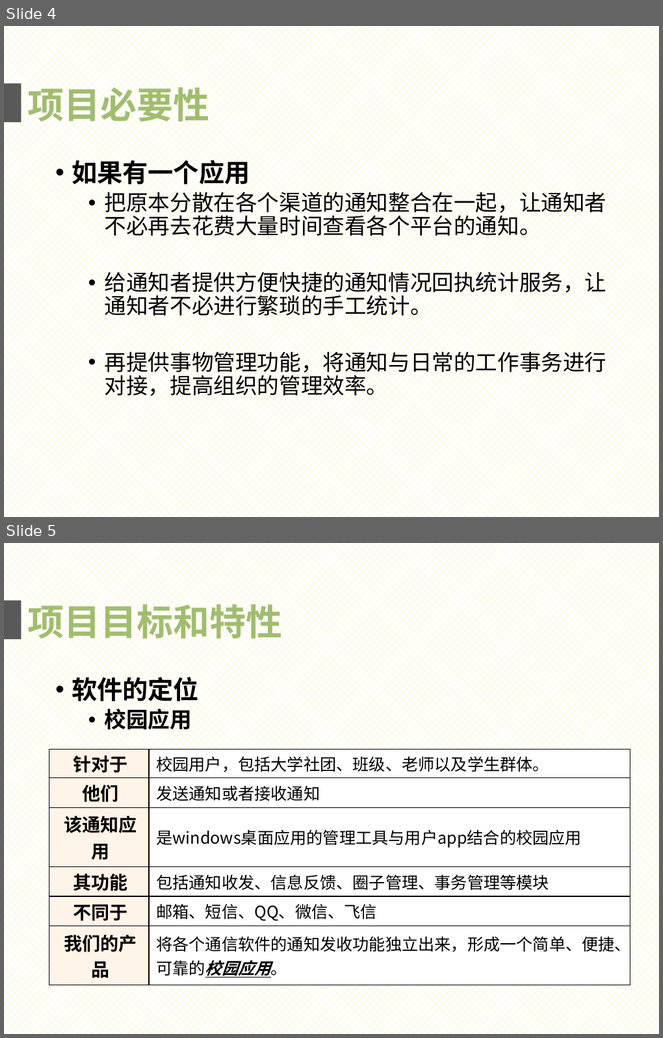
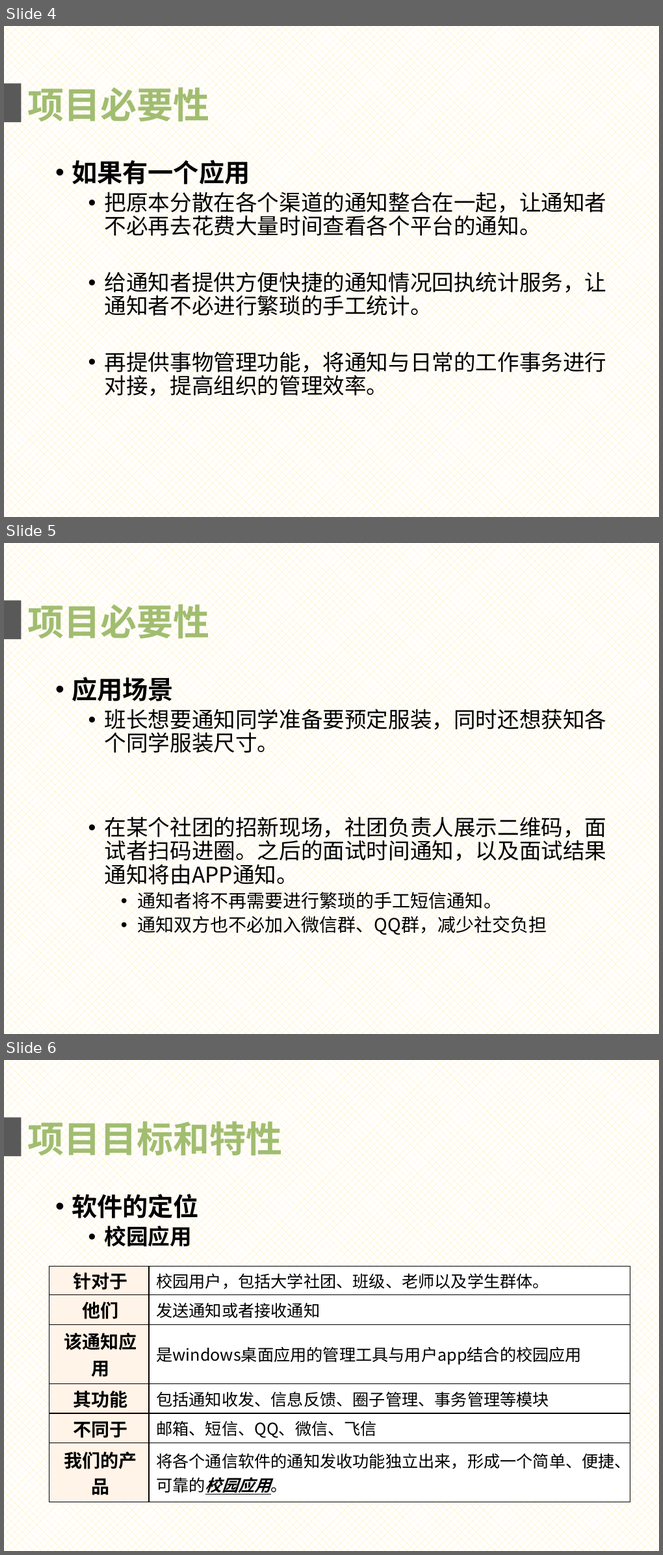
Before and after one commit to gocs/letmeknow, a slide deck: doc/presentation.pptx. Shown one above the other, each under a label of ours: slides 4 and 5 before the commit, slides 4, 5 and 6 after it. The pictures are 663x1038 and 663x1555 pixels, drawn with LibreOffice and Linux fonts; fonts in the diff are those of the drawing. Boxes give left, top, right and bottom in pixels: in the first picture for what was removed or moved away, otherwise in the second. Text is boxed around its words. In the diff, an @@ line names an element or a change of style, - is before the commit and + after.

Commit message:
PPT添加应用场景

```diff
--- a/doc/presentation.pptx
+++ b/doc/presentation.pptx
@@ slide 5 added at [4, 543, 659, 1034], background pattern #FFE699 on #FFFFFF @@
@@ rectangle added at [4, 601, 21, 639], fill #595959 @@
@@ text added at [27, 604, 209, 639], 40 pt, text #A1BD70, bold @@
+项目必要性
@@ text added at [72, 674, 607, 937], 24 pt, text #000000 @@
+• 应用场景
+  • 班长想要通知同学准备要预定服装，同时还想获知各个同学服装尺寸。
+  • 在某个社团的招新现场，社团负责人展示二维码，面试者扫码进圈。之后的面试时间通知，以及面试结果通知将由APP通知。
+    • 通知者将不再需要进行繁琐的手工短信通知。
+    • 通知双方也不必加入微信群、QQ群，减少社交负担
@@ what was slide 5 is now slide 6 @@
```
